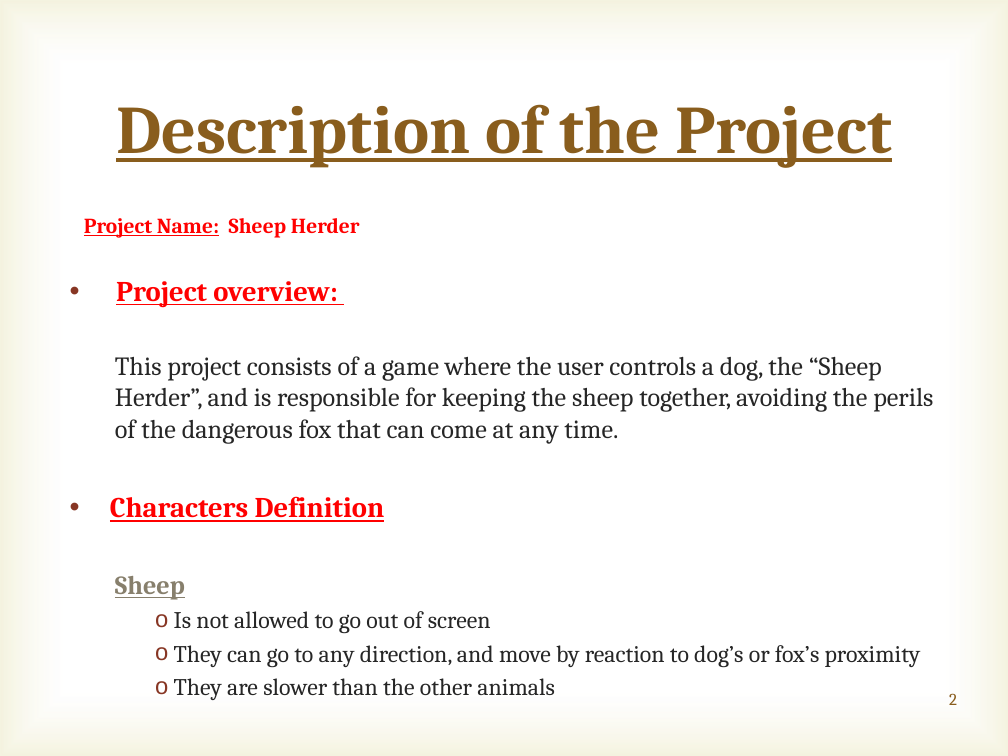
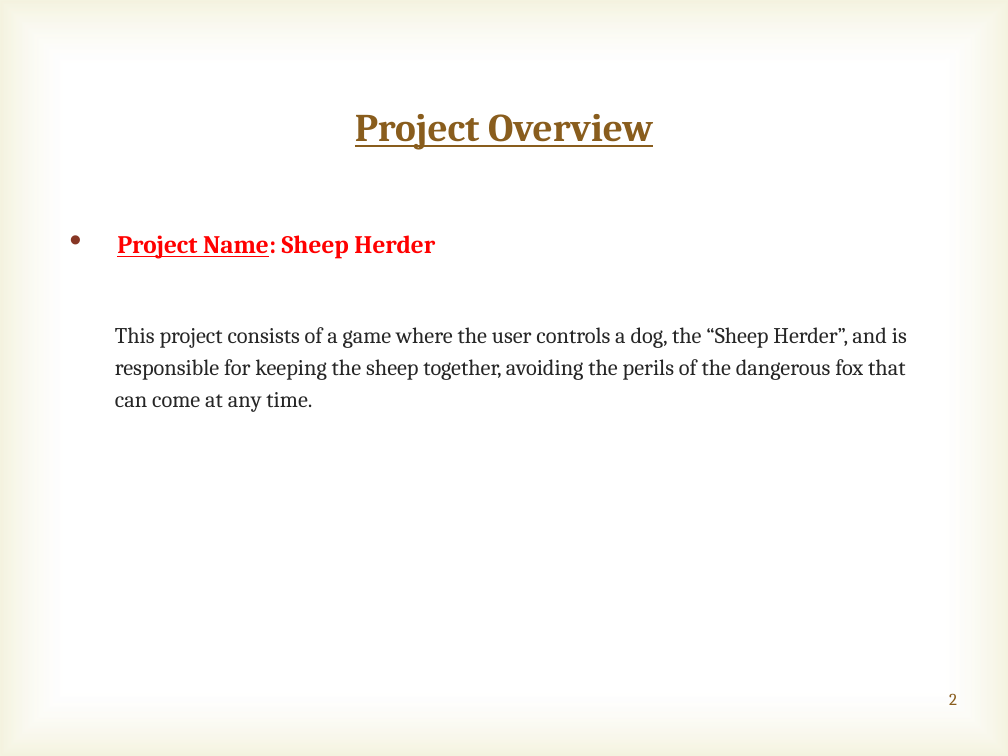
Before and after one commit to marcusvsilveira/lehman-android, a slide deck: slide 2 of Initial_presentation/Initial presentation.pptx. Drawn at 1008x756 pixels with LibreOffice and Linux fonts; fonts in the diff are those of the drawing; background and template pictures are left out. Boxes give left, top, right and bottom in pixels: in the first picture for what was removed or moved away, otherwise in the second. Text is boxed around its words. In the diff, an @@ line names an element or a change of style, - is before the commit and + after.

```diff
--- a/Initial_presentation/Initial presentation.pptx
+++ b/Initial_presentation/Initial presentation.pptx
@@ title at <box>355,114,653,150</box>: text changed; size 48.6 to 28 pt @@
-Description of the Project
+Project Overview
@@ text "Project Name: Sheep Herder" at <box>115,235,907,412</box>: size 15.3 to 18 pt in "Project Name: Sheep Herder"; underline off in "Name:"; size 18.7 to 16 pt in "This project consists of a game where ..."; bullet none to •; line spacing 1 to 1.2 @@
@@ text at <box>116,281,337,308</box>: paragraph removed @@
-• Project overview:
@@ text at <box>110,496,921,700</box>: paragraphs removed @@
-• Characters Definition
-  Sheep
-    o Is not allowed to go out of screen
-    o They can go to any direction, and move by reaction to dog’s or fox’s proximity
-    o They are slower than the other animals
```
Also in this commit, not shown: 5 other slides changed, 7 slides added.
